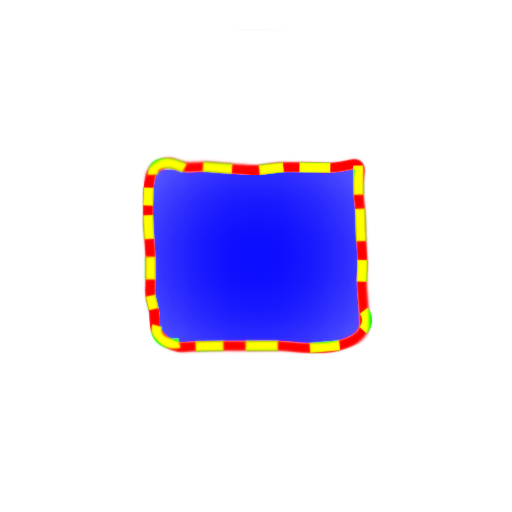
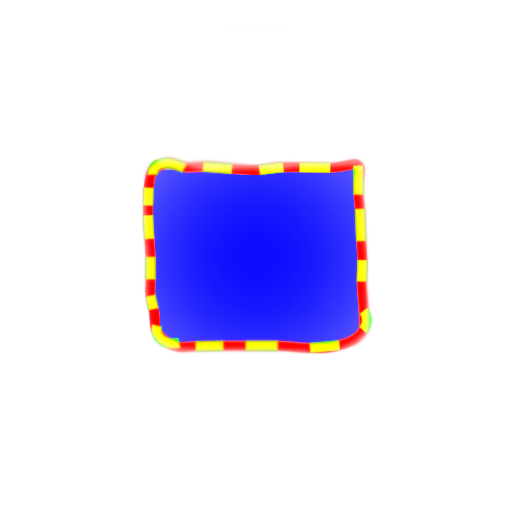
Comparing the layer stacks of the two 512 x 512 images. Changes:
renamed "Слой 10" to "Group 1", blend addition → normal, painted on it over 141, 155, 373, 355
removed layer "Слой 9" (was addition) over 141, 155, 373, 355
removed layer "Слой 8" (was addition) over 148, 155, 369, 343
